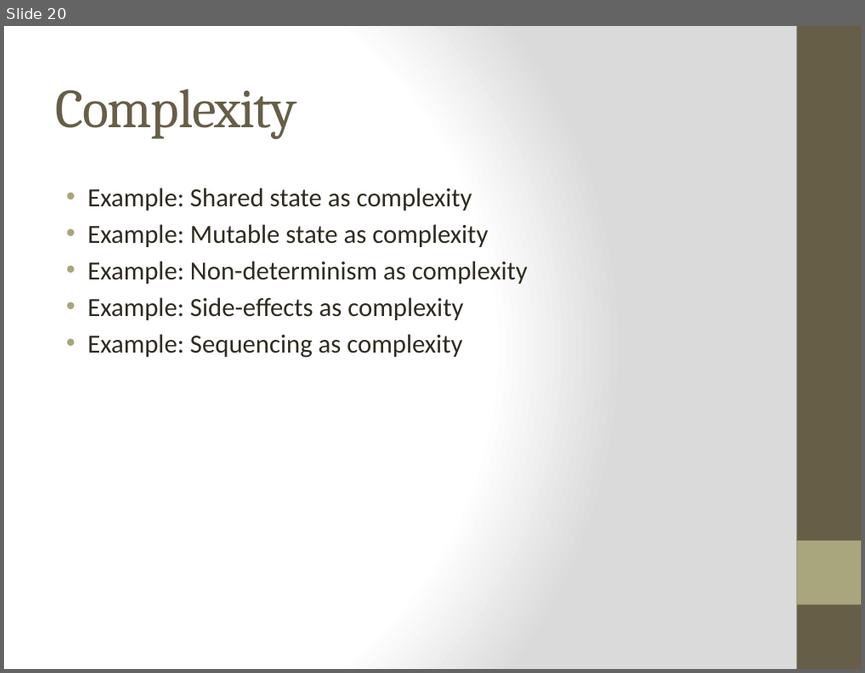
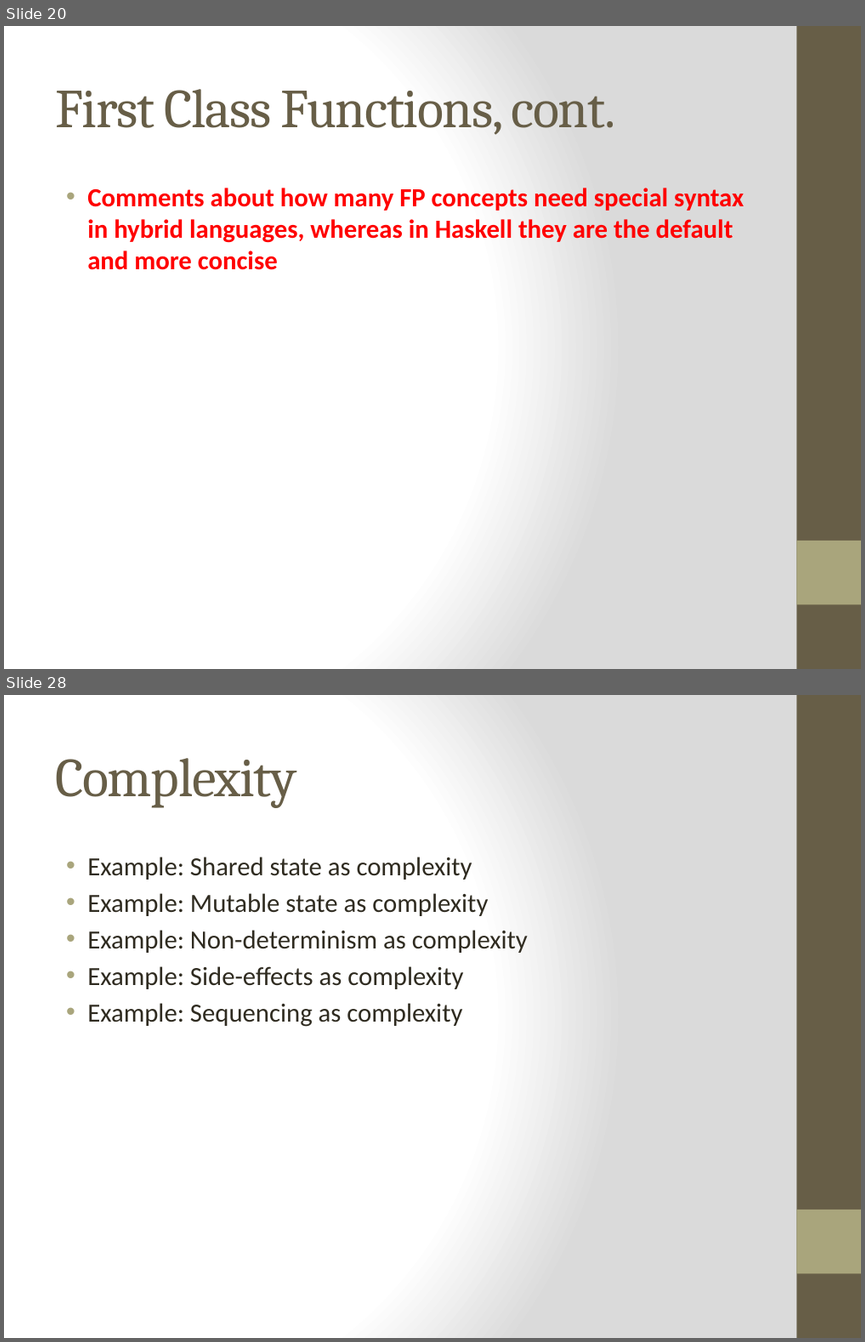
Before and after one commit to bjhartin/FoundationsOfFunctionalProgramming, a slide deck: FoundationsOfFunctionalProgramming.pptx. Shown one above the other, each under a label of ours: slide 20 before the commit, slides 20 and 28 after it; the slides between them are not shown. The pictures are 865x673 and 865x1342 pixels, drawn with LibreOffice and Linux fonts; fonts in the diff are those of the drawing. Boxes give left, top, right and bottom in pixels: in the first picture for what was removed or moved away, otherwise in the second. Text is boxed around its words. In the diff, an @@ line names an element or a change of style, - is before the commit and + after.

```diff
--- a/FoundationsOfFunctionalProgramming.pptx
+++ b/FoundationsOfFunctionalProgramming.pptx
@@ slide 20 added at (x1=4, y1=26, x2=861, y2=669), background gradient #FFFFFF to #DADADA; not listed: 2 template elements that a slide beside it also shows @@
@@ title added at (x1=55, y1=89, x2=616, y2=135), 46 pt, text #675E47 @@
+First Class Functions, cont.
@@ text added at (x1=87, y1=188, x2=744, y2=270), 22 pt, text #FF0000, bold @@
+• Comments about how many FP concepts need special syntax in hybrid languages, whereas in Haskell they are the default and more concise
@@ what was slide 20 is now slide 28 @@
```
Also in this commit, not shown: 10 slides changed, 7 other slides added, 1 other file.
